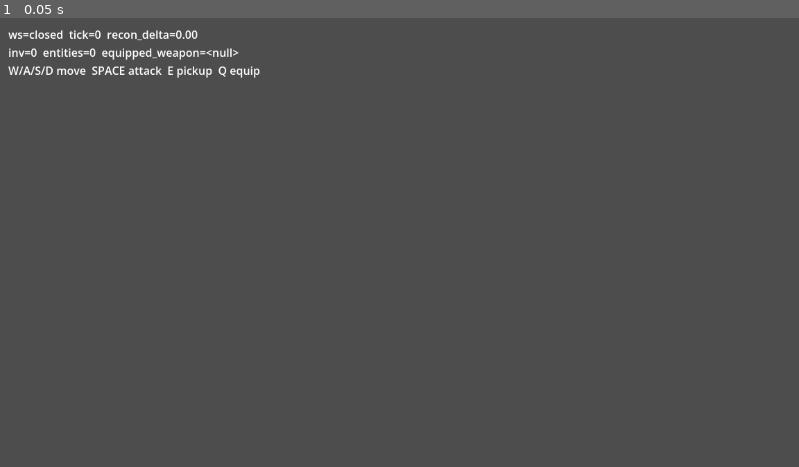
Above: before the commit, frame 1.
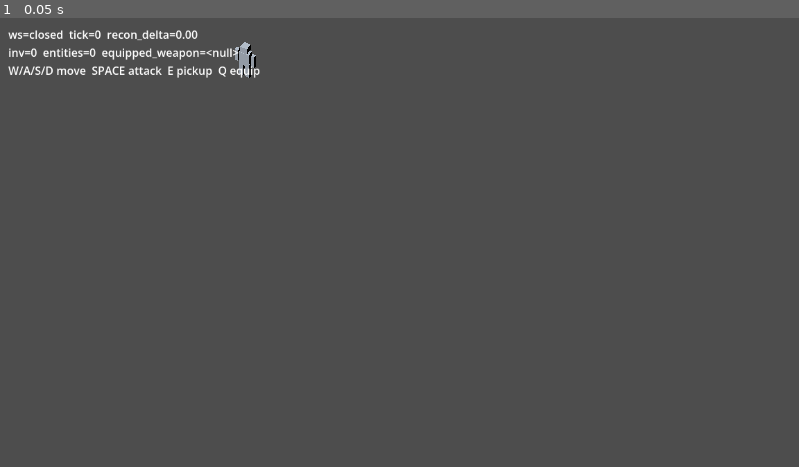
Above: after the commit, the same moment.

Repository: mmandrille/arpg-dev
Game: Godot game, scene res://scenes/main.tscn
Two runs of this game, one before a commit and one after it. Both use one fixed random seed, a clock stepped at 60 frames per second and the inputs below.
Inputs:
- Up to frame 1 (0.05 s): no input

The runs differ from the first frame. In frame 1, 0.1% of the frame differs, in the area x 29-33%, y 5-14%.

Commit message:
feat(client): character scene + v2 scene graph (Task 5)
Add character.tscn instancing base_humanoid.glb as ModelRoot; the GLB
embeds right_hand_socket, so no duplicate placeholder is added (deviation
from plan Step 5.2, sanctioned by the generator embedding the socket).
Refactor main.tscn to World/PlayerAnchor/CharacterVisual + Entities (spec
§5.1) and rewire main.gd: the local player is the humanoid under
PlayerAnchor (reconciliation moves the anchor, not a capsule); monsters/
loot stay v0 primitives under Entities. Verified headless: the socket
resolves via the full §4.4 path.

Co-Authored-By: Claude Opus 4.8 (1M context) <noreply@anthropic.com>

Diff:
--- /dev/null
+++ b/client/scenes/character.tscn
@@ -0,0 +1,11 @@
+[gd_scene load_steps=2 format=3]
+
+; Player character visual (spec equip-and-see-it §4.3 / §5.1). The base humanoid
+; GLB is instanced as "ModelRoot"; the GLB itself embeds the named
+; "right_hand_socket" Node3D (ADR-0006 D4), so no duplicate placeholder is added
+; here. The EquipmentVisualResolver mounts weapons under that socket by name.
+[ext_resource type="PackedScene" uid="uid://c47pdy6tnkrny" path="res://assets/characters/base_humanoid/base_humanoid.glb" id="1_glb"]
+
+[node name="CharacterVisual" type="Node3D"]
+
+[node name="ModelRoot" parent="." instance=ExtResource("1_glb")]
--- a/client/scenes/main.tscn
+++ b/client/scenes/main.tscn
@@ -1,6 +1,18 @@
-[gd_scene load_steps=2 format=3]
+[gd_scene load_steps=3 format=3]
 
-[ext_resource type="Script" path="res://scripts/main.gd" id="1"]
+; Slice v2 scene graph (spec equip-and-see-it §5.1): the local player is a real
+; humanoid (CharacterVisual under a PlayerAnchor that follows authoritative
+; position); monsters/loot stay v0 primitives created at runtime under Entities.
+[ext_resource type="Script" uid="uid://dvg8b6y6f86il" path="res://scripts/main.gd" id="1"]
+[ext_resource type="PackedScene" path="res://scenes/character.tscn" id="2"]
 
 [node name="Main" type="Node3D"]
 script = ExtResource("1")
+
+[node name="World" type="Node3D" parent="."]
+
+[node name="PlayerAnchor" type="Node3D" parent="World"]
+
+[node name="CharacterVisual" parent="World/PlayerAnchor" instance=ExtResource("2")]
+
+[node name="Entities" type="Node3D" parent="."]
--- a/client/scripts/main.gd
+++ b/client/scripts/main.gd
@@ -7,7 +7,7 @@
 const NetClientScript := preload("res://scripts/net_client.gd")
 
 var client: NetClient
-var entities: Dictionary = {}        # id (String) -> MeshInstance3D
+var entities: Dictionary = {}        # id (String) -> MeshInstance3D (monsters/loot only)
 var player_id: String = ""
 var predicted_pos := Vector3.ZERO    # client-predicted player position
 var reconciliation_delta: float = 0.0
@@ -19,6 +19,13 @@
 var ready_sent: bool = false
 var item_to_equip: String = ""
 
+# Slice v2 scene graph (spec §5.1): the local player is a humanoid under a
+# PlayerAnchor that follows authoritative position; monsters/loot live under
+# Entities. These are defined in main.tscn and cached on ready.
+var player_anchor: Node3D
+var character_visual: Node3D
+var entities_root: Node3D
+
 var _send_cooldown: float = 0.0
 var _debug_label: Label
 
@@ -27,6 +34,9 @@
 
 
 func _ready() -> void:
+	player_anchor = $World/PlayerAnchor
+	character_visual = $World/PlayerAnchor/CharacterVisual
+	entities_root = $Entities
 	_build_scene()
 	var base_url := _env("ARPG_BASE_URL", "http://localhost:8080")
 	var dev_token := _env("ARPG_DEV_TOKEN", "local-dev-token")
@@ -80,6 +90,7 @@
 	entities.clear()
 	loot_ids.clear()
 	monster_ids.clear()
+	# (player is the PlayerAnchor/CharacterVisual, not a per-snapshot entity node)
 	for e in p.get("entities", []):
 		_upsert_entity(e)
 	inventory = p.get("inventory", [])
@@ -105,27 +116,28 @@
 
 func _upsert_entity(e: Dictionary) -> void:
 	var id := str(e["id"])
+	var pos: Dictionary = e["position"]
+	var server_pos := Vector3(pos["x"], 0.0, pos["y"])
+	if e["type"] == "player":
+		# The player is the humanoid under PlayerAnchor, not an entity-dict node.
+		player_id = id
+		reconciliation_delta = predicted_pos.distance_to(server_pos)
+		# Reconcile: snap prediction back toward authoritative truth.
+		predicted_pos = server_pos
+		player_anchor.position = server_pos
+		return
 	var node: MeshInstance3D
 	if entities.has(id):
 		node = entities[id]
 	else:
 		node = _make_entity_node(e["type"])
-		add_child(node)
+		entities_root.add_child(node)
 		entities[id] = node
 		if e["type"] == "loot" and not loot_ids.has(id):
 			loot_ids.append(id)
 		if e["type"] == "monster" and not monster_ids.has(id):
 			monster_ids.append(id)
-	var pos: Dictionary = e["position"]
-	var server_pos := Vector3(pos["x"], 0.0, pos["y"])
-	if e["type"] == "player":
-		player_id = id
-		reconciliation_delta = predicted_pos.distance_to(server_pos)
-		# Reconcile: snap prediction back toward authoritative truth.
-		predicted_pos = server_pos
-		node.position = server_pos
-	else:
-		node.position = server_pos
+	node.position = server_pos
 
 
 func _remove_entity(id: String) -> void:
@@ -144,8 +156,8 @@
 
 
 func _reconcile_player() -> void:
-	if player_id != "" and entities.has(player_id):
-		entities[player_id].position = predicted_pos
+	if player_anchor != null:
+		player_anchor.position = predicted_pos
 
 
 # --- input + prediction -----------------------------------------------------
@@ -203,12 +215,11 @@
 
 
 func _make_entity_node(kind: String) -> MeshInstance3D:
+	# Monsters and loot stay v0 placeholder primitives (spec §5.1); only the
+	# local player adopts the humanoid GLB pipeline in v2.
 	var node := MeshInstance3D.new()
 	var mat := StandardMaterial3D.new()
 	match kind:
-		"player":
-			node.mesh = CapsuleMesh.new()
-			mat.albedo_color = Color(0.2, 0.6, 1.0)
 		"monster":
 			node.mesh = BoxMesh.new()
 			mat.albedo_color = Color(1.0, 0.3, 0.3)
